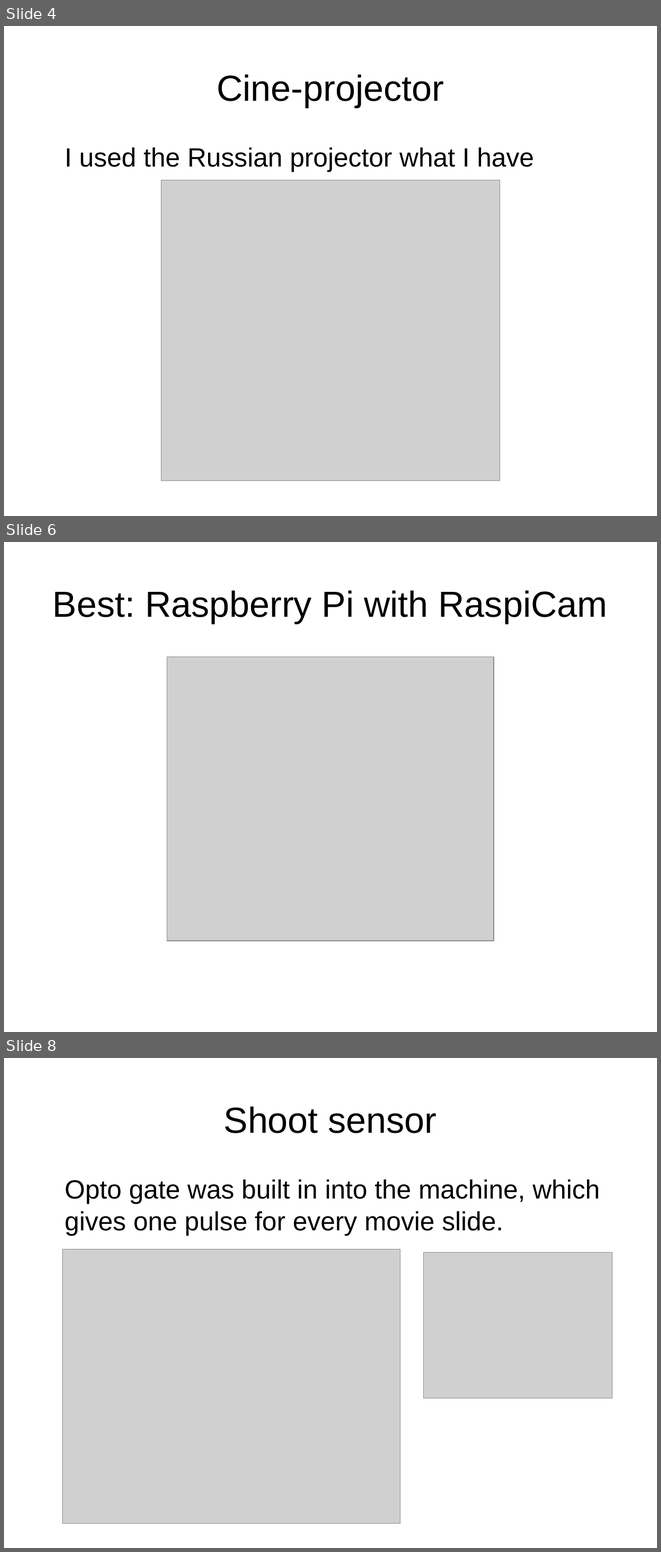
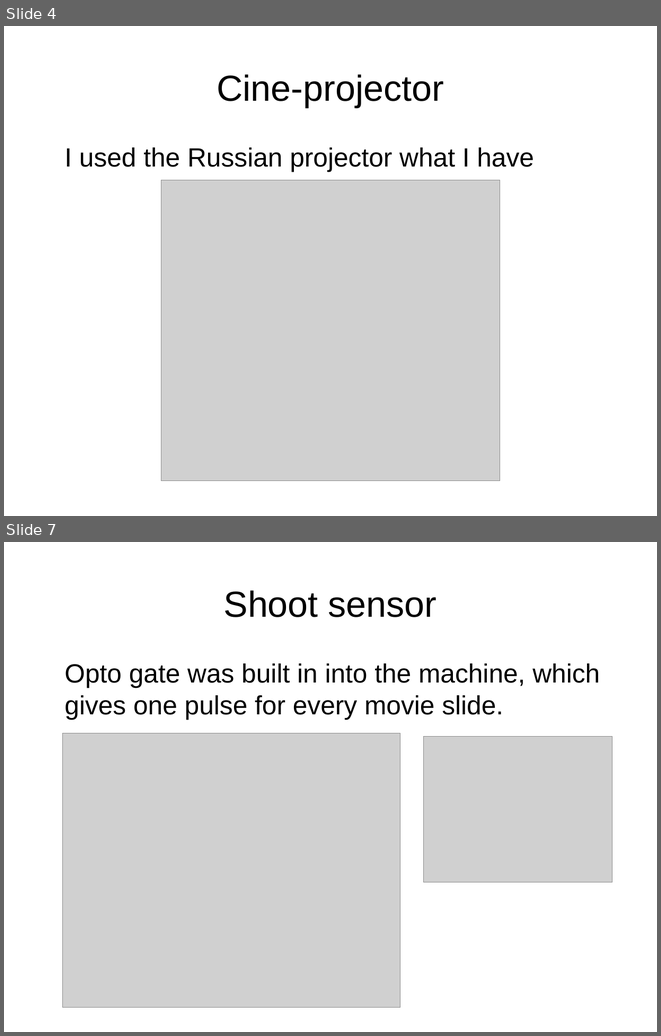
Before and after one commit to butyi/movscan, a slide deck: docs/movscan.odp. Shown one above the other, each under a label of ours: slides 4, 6 and 8 before the commit, slides 4 and 7 after it; the slides between them are not shown. The pictures are 661x1552 and 661x1036 pixels, drawn with LibreOffice and Linux fonts; fonts in the diff are those of the drawing; grey boxes stand for pictures. Boxes give left, top, right and bottom in pixels: in the first picture for what was removed or moved away, otherwise in the second. Text is boxed around its words. In the diff, an @@ line names an element or a change of style, - is before the commit and + after.

```diff
--- a/docs/movscan.odp
+++ b/docs/movscan.odp
@@ slide 6 removed at [4, 542, 657, 1032], background #FFFFFF @@
@@ title removed at [53, 590, 608, 623] @@
-Best: Raspberry Pi with RaspiCam
@@ picture removed at [167, 656, 493, 940] @@
@@ what was slide 8 is now slide 7 @@
```
Also in this commit, not shown: 3 slides changed, 1 slide added.
